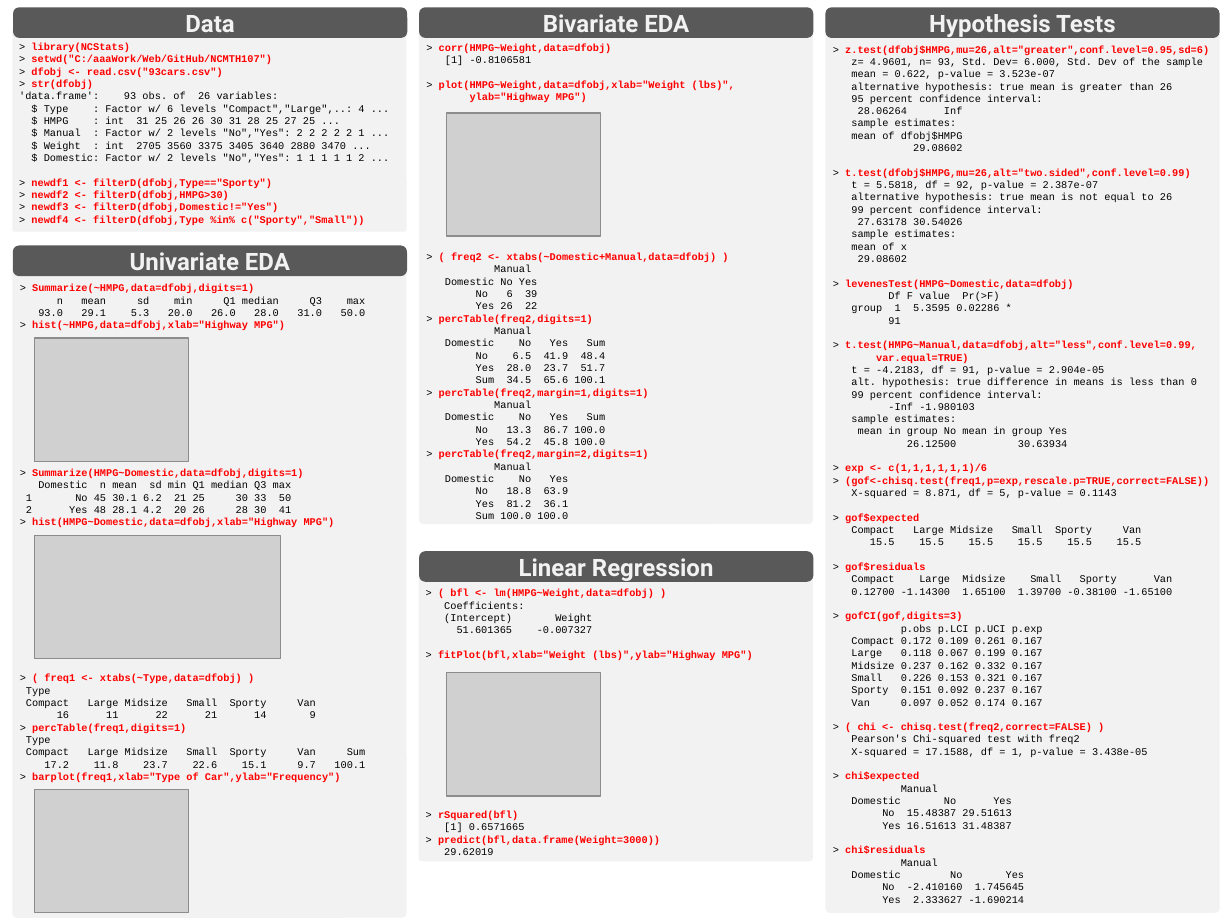
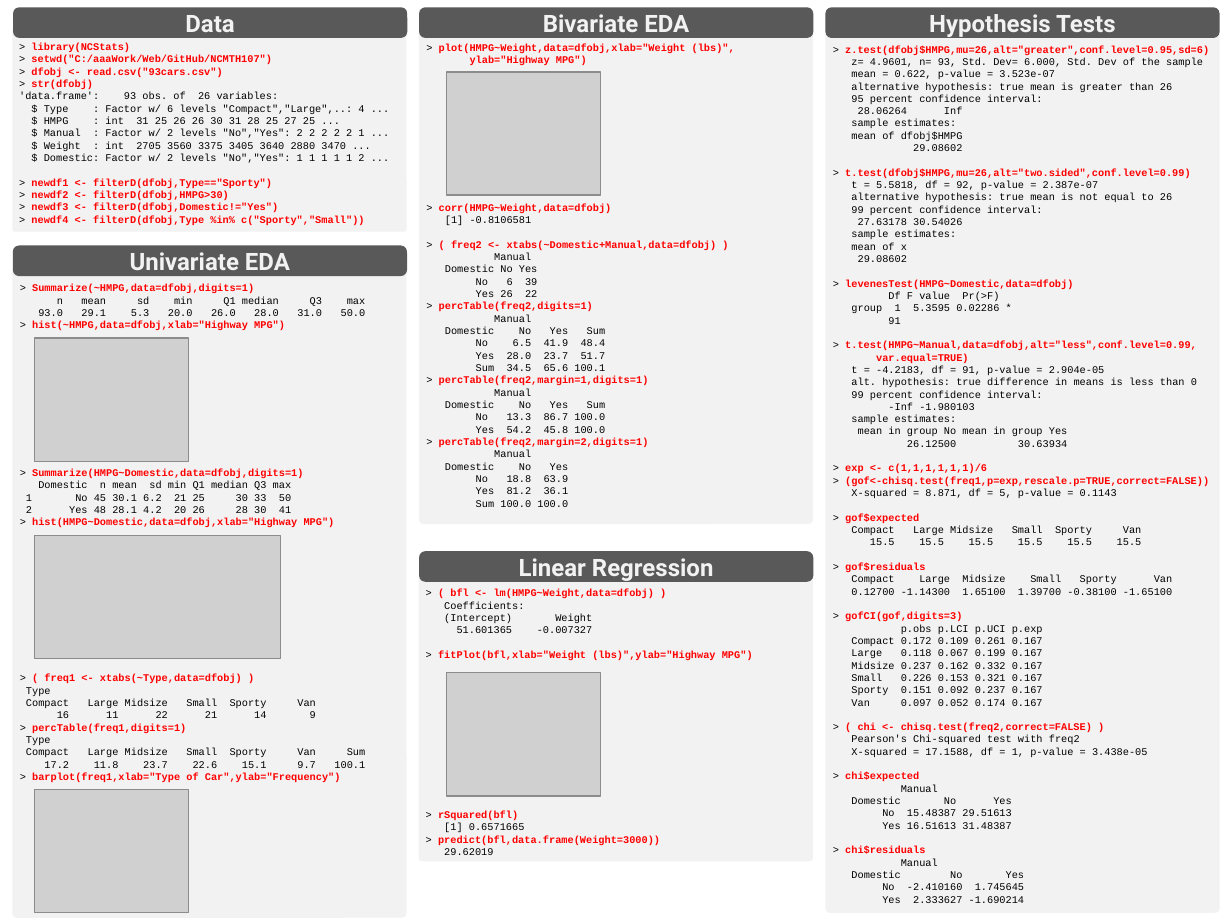
Before and after one commit to droglenc/NCMTH107, a slide deck: slide 2 of resources/MTH107-Rcheatsheet.pptx. Drawn at 1232x924 pixels with LibreOffice and Linux fonts; fonts in the diff are those of the drawing; grey boxes stand for pictures. Boxes give left, top, right and bottom in pixels: in the first picture for what was removed or moved away, otherwise in the second. Text is boxed around its words. In the diff, an @@ line names an element or a change of style, - is before the commit and + after.

```diff
--- a/resources/MTH107-Rcheatsheet.pptx
+++ b/resources/MTH107-Rcheatsheet.pptx
@@ text in rounded rectangle at [439, 44, 735, 65]: paragraphs added @@
+> plot(HMPG~Weight,data=dfobj,xlab="Weight (lbs)",
+ylab="Highway MPG")
@@ text in rounded rectangle at [439, 81, 735, 102]: paragraphs removed @@
-> plot(HMPG~Weight,data=dfobj,xlab="Weight (lbs)",
-ylab="Highway MPG")
@@ picture: place and size @@
-picture at [446, 113, 600, 237]
+picture at [446, 71, 600, 195]
```
Also in this commit, not shown: 1 other slide changed, 1 other file.
